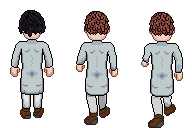
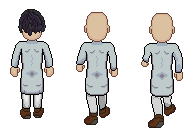
Before/after of a 192x128 layered artwork. What changed in the layer stack:
removed layer "head man1" from group "standing" over [18, 10, 46, 39]
painted on "Pasted Layer" over [11, 9, 53, 76]
added layer "asian skin" in group "standing" over [11, 12, 182, 80]
removed group "step_0" (3 layers) over [77, 11, 117, 76]
removed layer "Pasted Layer #1" from group "step_0" over [84, 11, 110, 41]
removed layer "standing copy #1" from group "step_0" over [77, 13, 117, 76]
removed group "step_2" (3 layers) over [142, 12, 182, 80]
removed layer "Pasted Layer #2" from group "step_2" over [149, 12, 175, 42]
moved "base_2" into group "standing", painted on it over [11, 14, 182, 80]
